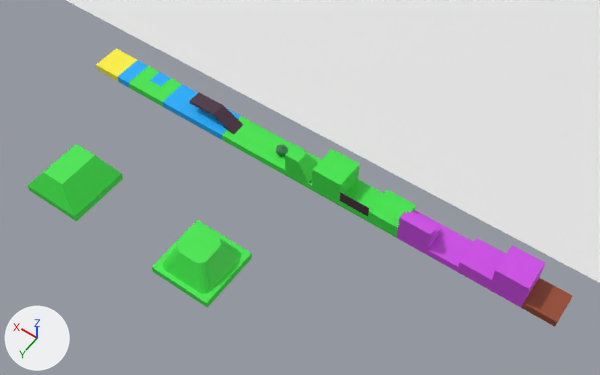
Before and after pictures for a commit that changed the Blender file Celebi/example/Voxel.blend.
The view is the same before and after, from a 50 mm lens placed at (-10.73, 20.86, 20.03), pointed at (-2.09, 8.77, 1.02). Every picture has the same lights, and +X, +Y and +Z are marked at lower left.

Names of what the first picture shows: 'GrassFull', 'GrassFullRoundCorner.001', 'GrassFullRoundCorner.002', 'GrassFullRoundCorner.003', 'GrassFullRoundCorner.004', 'GrassFullRoundCorner.007', 'GrassFullRoundCorner.008', 'GrassFullRoundCorner.009', 'GrassFullRoundCorner.010', 'Plane', 'Rock', 'RockFull', 'RockHalf', 'Soil', 'Stair'.
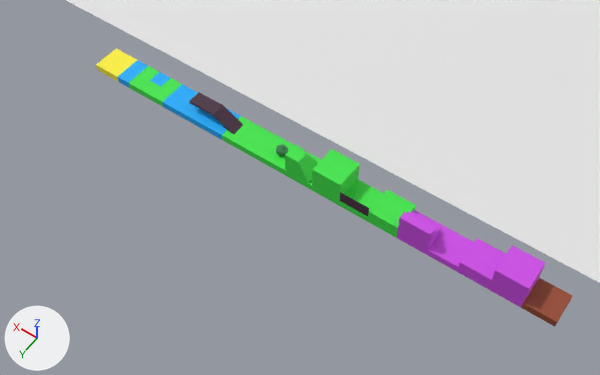
Pixel boxes [x1, y1, x2, y2] of what changed, in the pictures (600 x 375 px):
'GrassFullRoundCorner.004', deleted (green)
    before: [179, 245, 230, 308]
'GrassFullRoundCorner.010', deleted (green)
    before: [51, 164, 100, 222]
'GrassFullRoundCorner.007', deleted (green)
    before: [70, 150, 123, 200]
'GrassFullRoundCorner.001', deleted (green)
    before: [200, 233, 252, 282]
'GrassFullRoundCorner.003', deleted (green)
    before: [152, 236, 199, 289]
'GrassFullRoundCorner.009', deleted (green)
    before: [27, 158, 69, 206]
'GrassFullRoundCorner.002', deleted (green)
    before: [175, 220, 224, 245]
'GrassFullRoundCorner.008', deleted
    before: [55, 144, 86, 164]

Diff of the bpy script that builds the scene:
```diff
--- a/Celebi/example/Voxel.blend.py
+++ b/Celebi/example/Voxel.blend.py
@@ ob_grassfullroundcorner_001 @@
-ob_grassfullroundcorner_001 = bpy.data.objects.new('GrassFullRoundCorner.001', me_cube_021)
-ob_grassfullroundcorner_001.location = (-1.5, 11.5, 0.5)
@@ ob_grassfullroundcorner_002 @@
-ob_grassfullroundcorner_002 = bpy.data.objects.new('GrassFullRoundCorner.002', me_cube_022)
-ob_grassfullroundcorner_002.location = (-0.5, 11.5, 0.5)
-ob_grassfullroundcorner_002.rotation_euler = (0.0, 0.0, 1.571)  # degrees (0, 0, 90)
@@ ob_grassfullroundcorner_003 @@
-ob_grassfullroundcorner_003 = bpy.data.objects.new('GrassFullRoundCorner.003', me_cube_023)
-ob_grassfullroundcorner_003.location = (-0.5, 12.5, 0.5)
-ob_grassfullroundcorner_003.rotation_euler = (0.0, 0.0, 3.142)  # degrees (0, 0, 180)
@@ ob_grassfullroundcorner_004 @@
-ob_grassfullroundcorner_004 = bpy.data.objects.new('GrassFullRoundCorner.004', me_cube_025)
-ob_grassfullroundcorner_004.location = (-1.5, 12.5, 0.5)
-ob_grassfullroundcorner_004.rotation_euler = (0.0, 0.0, 4.712)  # degrees (0, 0, 270)
@@ ob_grassfullroundcorner_007 @@
-ob_grassfullroundcorner_007 = bpy.data.objects.new('GrassFullRoundCorner.007', me_cube_009)
-ob_grassfullroundcorner_007.location = (3.5, 11.5, 0.5)
@@ ob_grassfullroundcorner_008 @@
-ob_grassfullroundcorner_008 = bpy.data.objects.new('GrassFullRoundCorner.008', me_cube_012)
-ob_grassfullroundcorner_008.location = (4.5, 11.5, 0.5)
-ob_grassfullroundcorner_008.scale = (-1.0, 1.0, 1.0)
@@ ob_grassfullroundcorner_009 @@
-ob_grassfullroundcorner_009 = bpy.data.objects.new('GrassFullRoundCorner.009', me_cube_013)
-ob_grassfullroundcorner_009.location = (4.5, 12.5, 0.5)
-ob_grassfullroundcorner_009.rotation_euler = (0.0, 0.0, 3.142)  # degrees (0, 0, 180)
@@ ob_grassfullroundcorner_010 @@
-ob_grassfullroundcorner_010 = bpy.data.objects.new('GrassFullRoundCorner.010', me_cube_014)
-ob_grassfullroundcorner_010.location = (3.5, 12.5, 0.5)
-ob_grassfullroundcorner_010.rotation_euler = (0.0, 0.0, 3.142)  # degrees (0, 0, 180)
-ob_grassfullroundcorner_010.scale = (-1.0, 1.0, 1.0)
```
